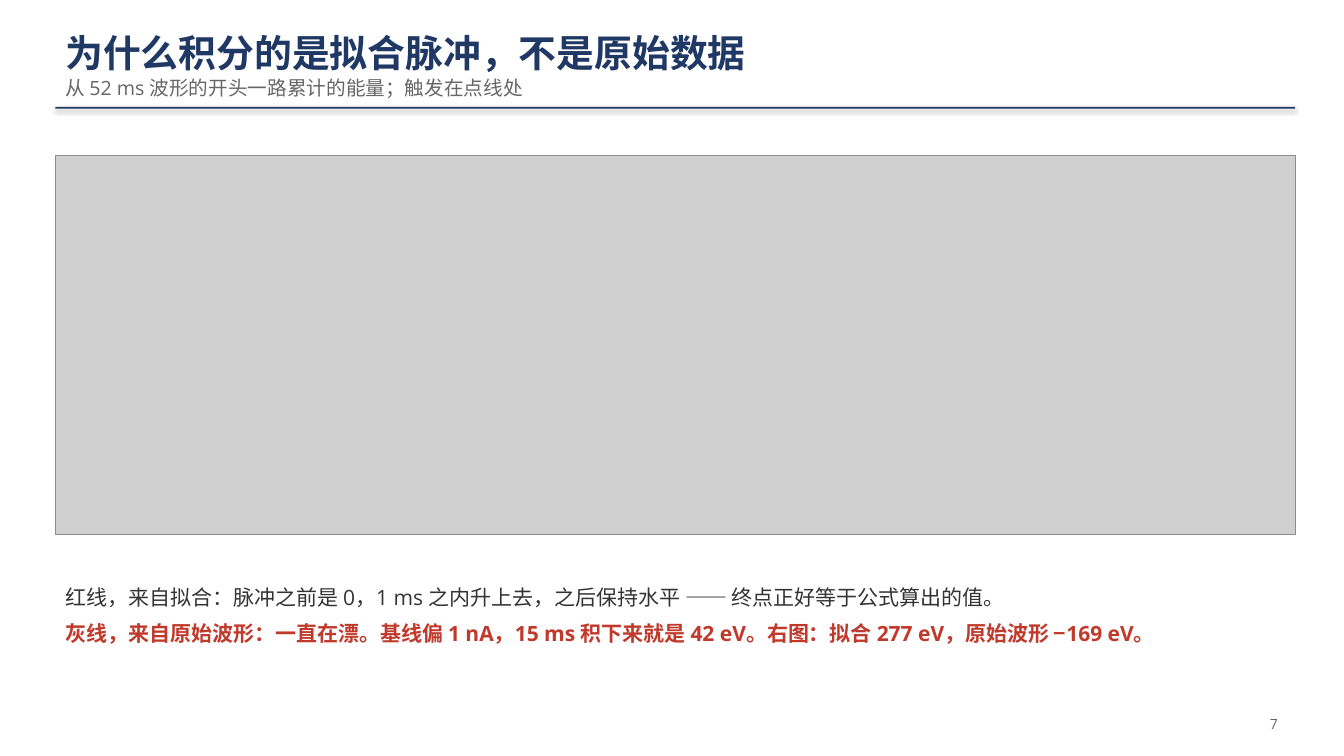
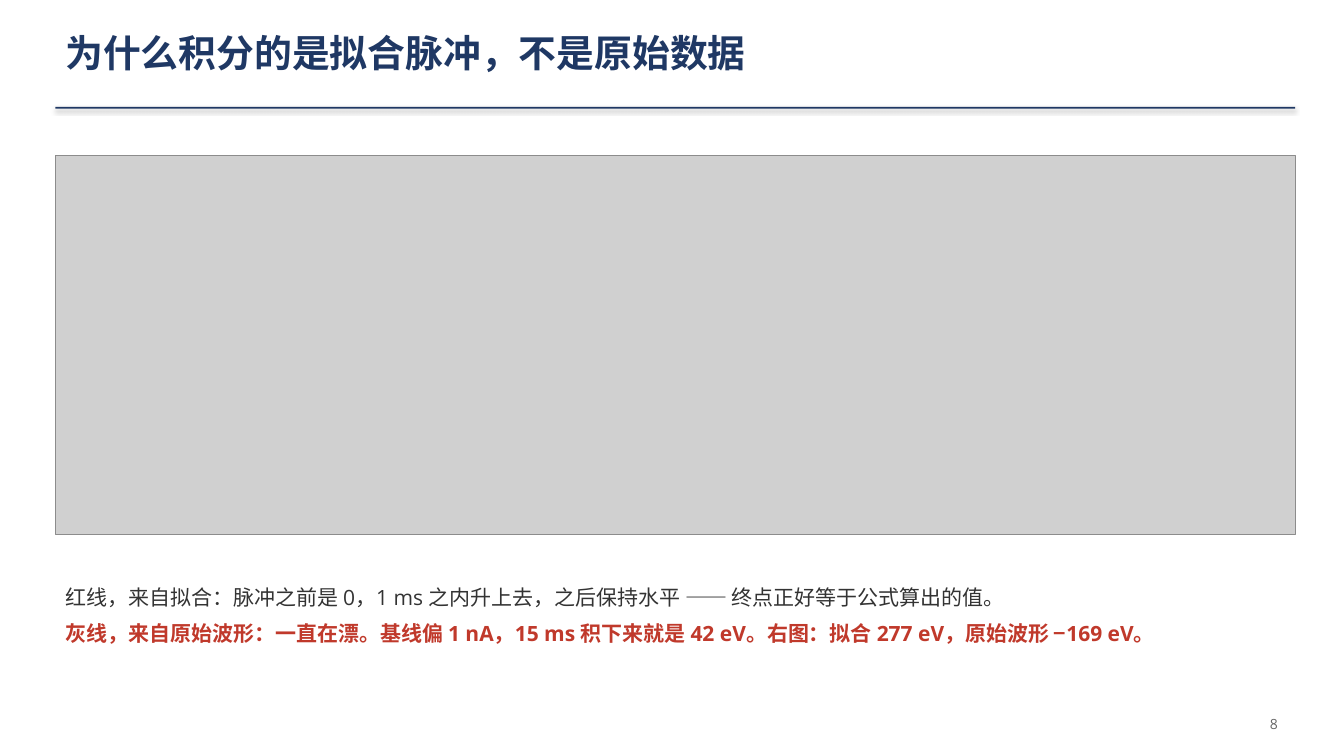
Before and after one commit to ZhihengLi0/urop, a slide deck: slide 8 of snolab/collection_efficiency/presentation/SNOLAB_R4_collection_efficiency_20260910_zh.pptx (slide 7 before the commit). Drawn at 1344x756 pixels with LibreOffice and Linux fonts; fonts in the diff are those of the drawing; grey boxes stand for pictures. Boxes give left, top, right and bottom in pixels: in the first picture for what was removed or moved away, otherwise in the second. Text is boxed around its words. In the diff, an @@ line names an element or a change of style, - is before the commit and + after.

```diff
--- a/snolab/collection_efficiency/presentation/SNOLAB_R4_collection_efficiency_20260910_zh.pptx
+++ b/snolab/collection_efficiency/presentation/SNOLAB_R4_collection_efficiency_20260910_zh.pptx
@@ text at box(65, 78, 523, 98): paragraph removed @@
-从 52 ms 波形的开头一路累计的能量；触发在点线处
@@ text at box(1270, 719, 1278, 729): text changed @@
-7
+8
```
Also in this commit, not shown: 14 other slides changed, 1 slide added, 11 other files.
